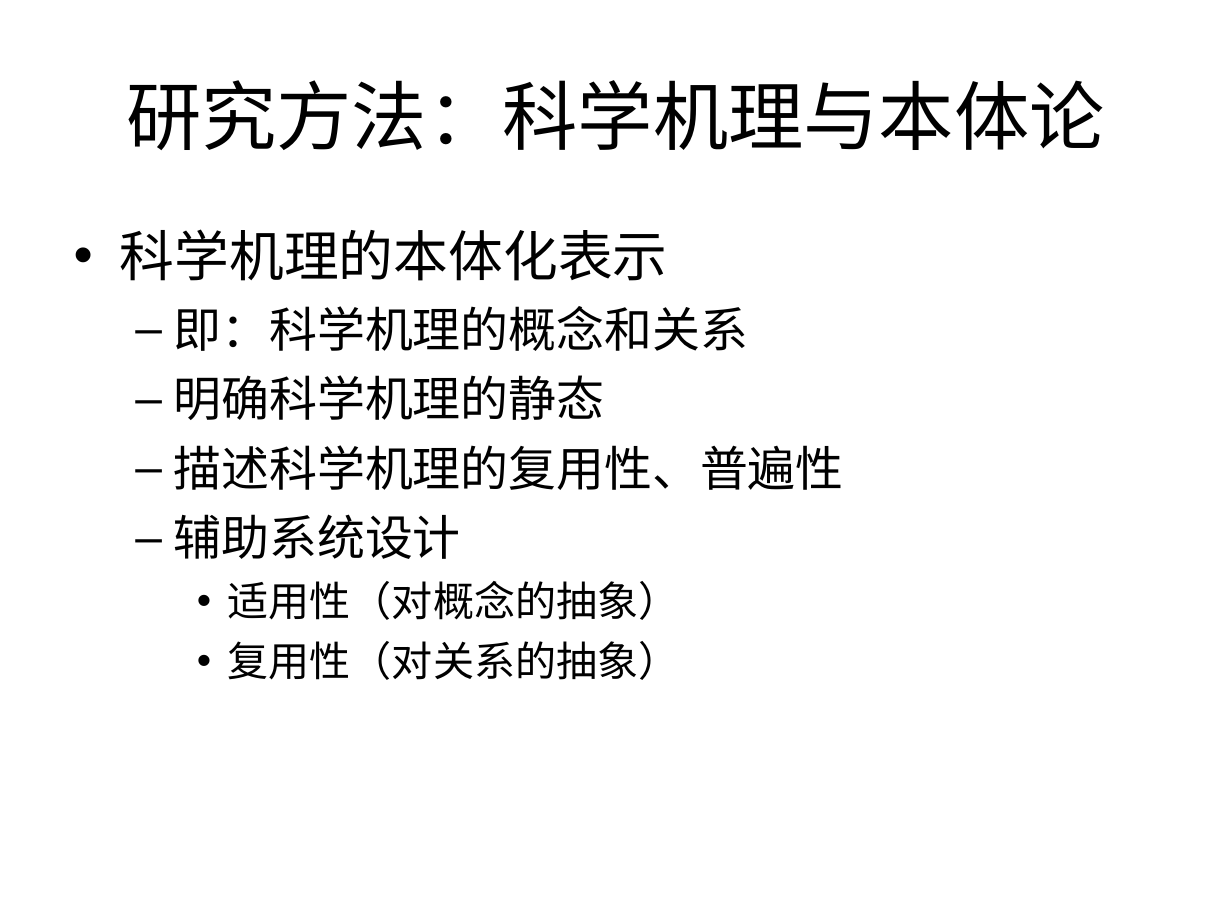
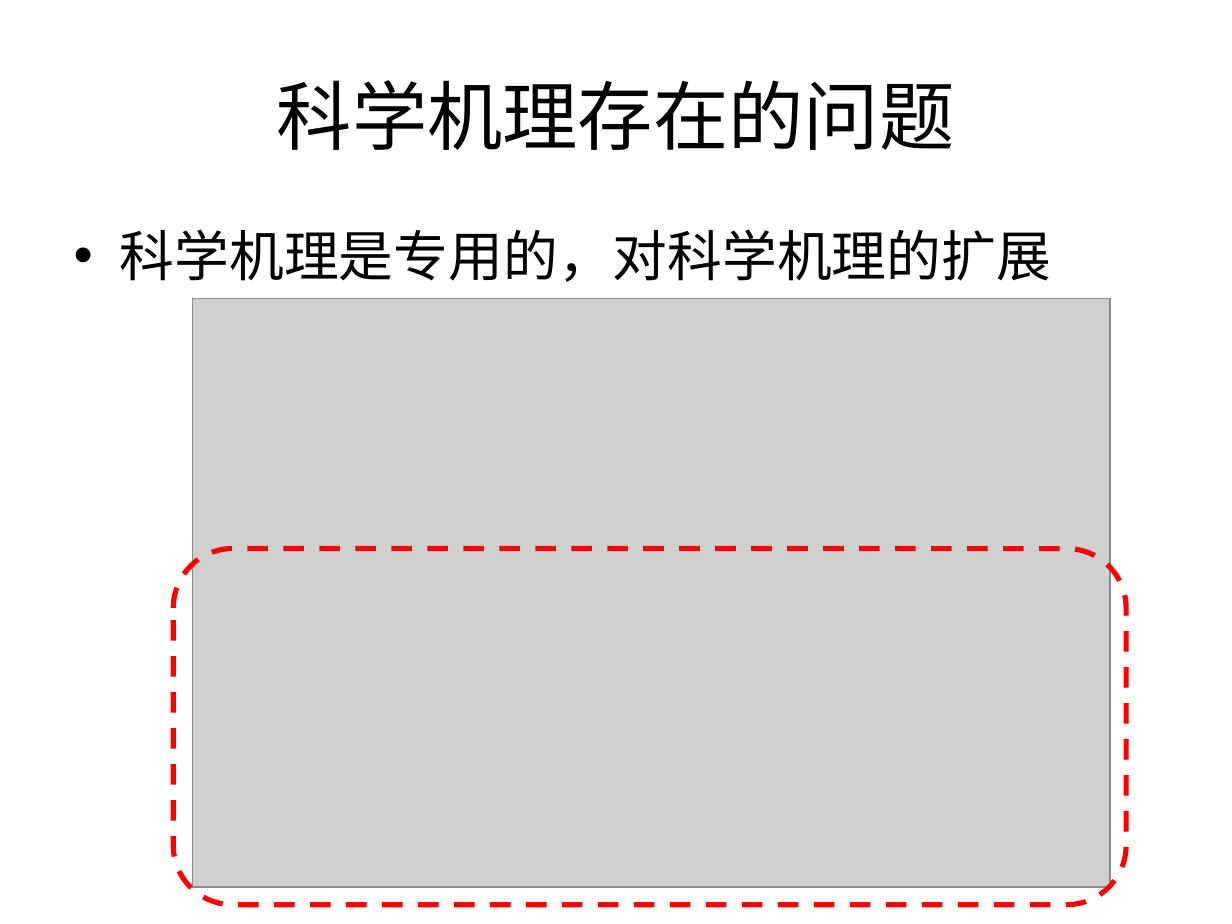
Before and after one commit to Nookleptia/qianmen3d, a slide deck: slide 24 of 毕设文件/毕设提纲.ppt (slide 12 before the commit). Drawn at 1232x924 pixels with LibreOffice and Linux fonts; fonts in the diff are those of the drawing; grey boxes stand for pictures. Boxes give left, top, right and bottom in pixels: in the first picture for what was removed or moved away, otherwise in the second. Text is boxed around its words. In the diff, an @@ line names an element or a change of style, - is before the commit and + after.

```diff
--- a/毕设文件/毕设提纲.ppt
+++ b/毕设文件/毕设提纲.ppt
@@ title at [277,80,955,150]: text changed @@
-研究方法：科学机理与本体论
+科学机理存在的问题
@@ text at [120,229,1051,282]: text changed; size 28 to 32 pt @@
-• 科学机理的本体化表示
-  – 即：科学机理的概念和关系
-  – 明确科学机理的静态
-  – 描述科学机理的复用性、普遍性
-  – 辅助系统设计
-    • 适用性（对概念的抽象）
-    • 复用性（对关系的抽象）
+• 科学机理是专用的，对科学机理的扩展
@@ picture added at [192,298,1110,887] @@
@@ rounded rectangle added at [174,548,1126,904], outline #FF0000 3 pt dashed @@
```
Also in this commit, not shown: 26 other slides changed, 9 slides added, 6 slides removed, 2 other files.
